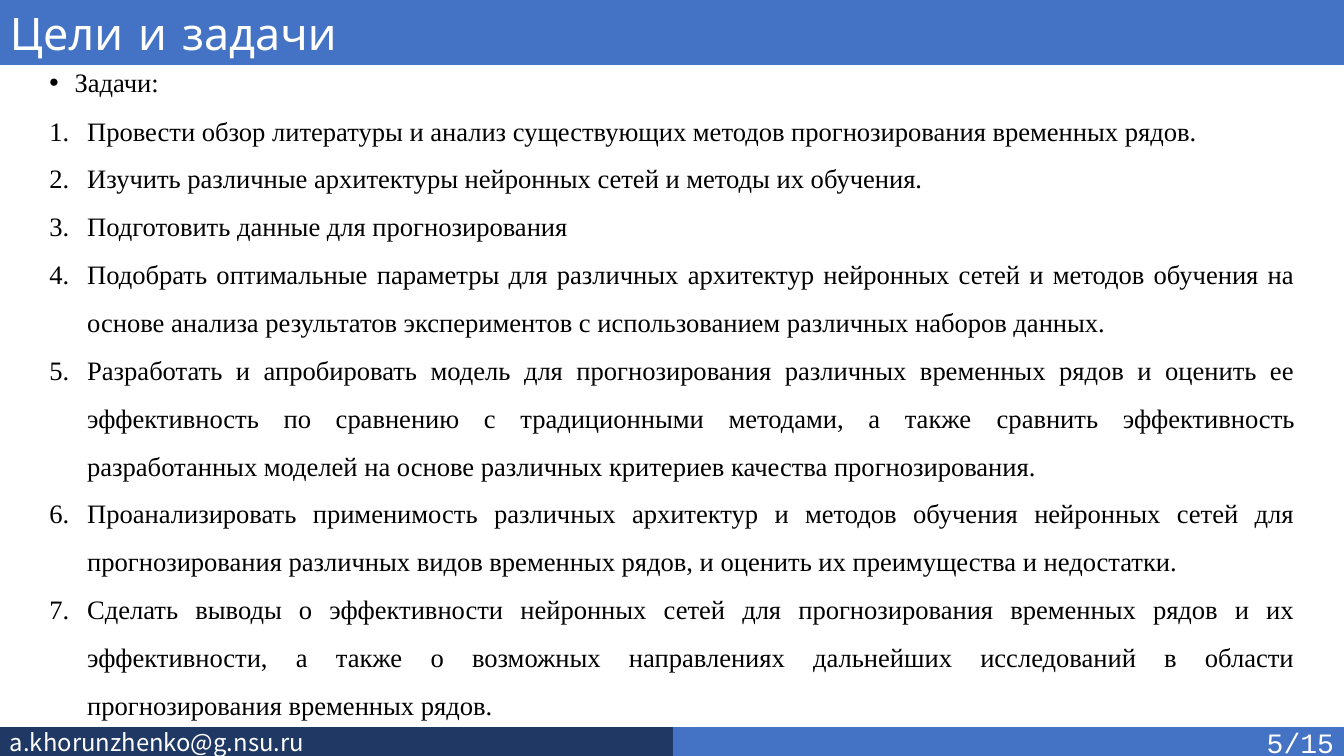
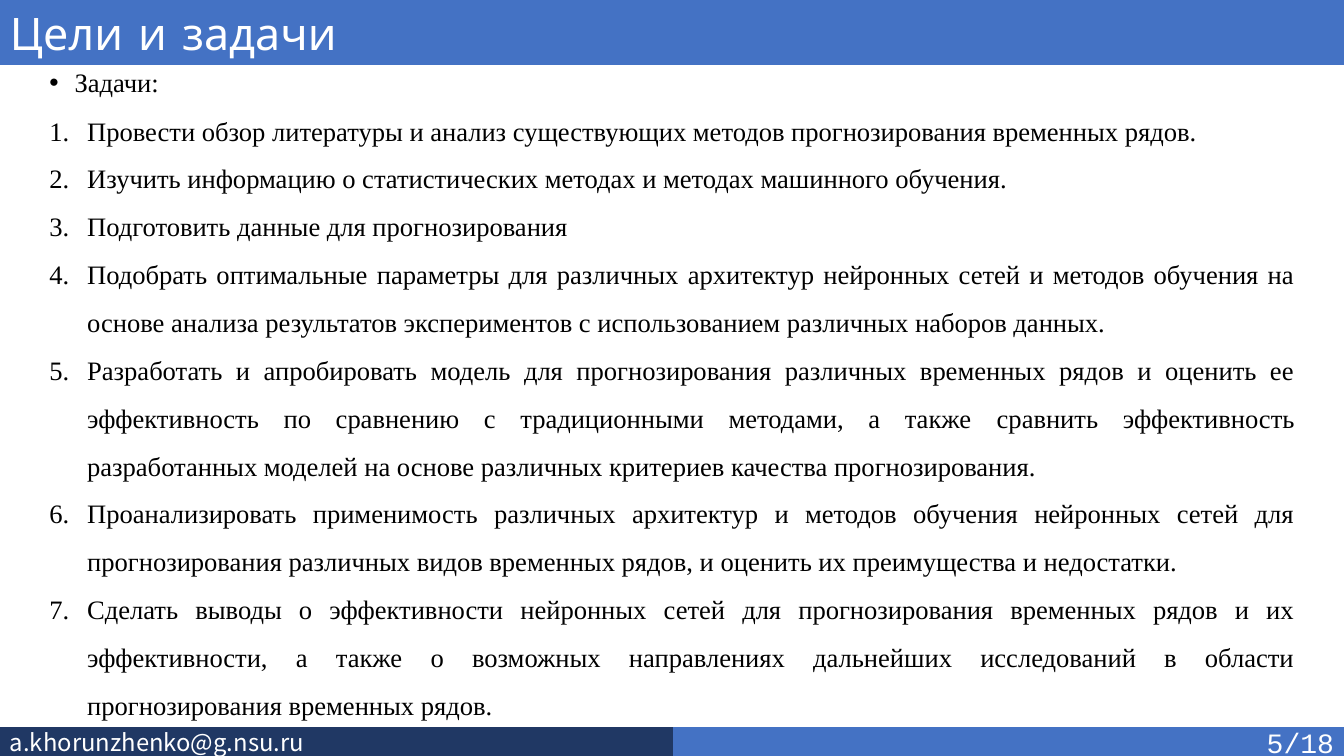
Before and after one commit to SkivHisink/MasterWork, a slide deck: slide 6 of Text/Хорунженко_презентация_3_сем.pptx. Drawn at 1344x756 pixels with LibreOffice and Linux fonts; fonts in the diff are those of the drawing. Boxes give left, top, right and bottom in pixels: in the first picture for what was removed or moved away, otherwise in the second. Text is boxed around its words. In the diff, an @@ line names an element or a change of style, - is before the commit and + after.

```diff
--- a/Text/Хорунженко_презентация_3_сем.pptx
+++ b/Text/Хорунженко_презентация_3_сем.pptx
@@ text at [87,169,1006,194]: text changed @@
-2. Изучить различные архитектуры нейронных сетей и методы их обучения.
+2. Изучить информацию о статистических методах и методах машинного обучения.
@@ text in rectangle at [1267,733,1334,754]: text changed @@
-5/15
+5/18
```
Also in this commit, not shown: 15 other slides changed, 3 slides added, 1 other file.
